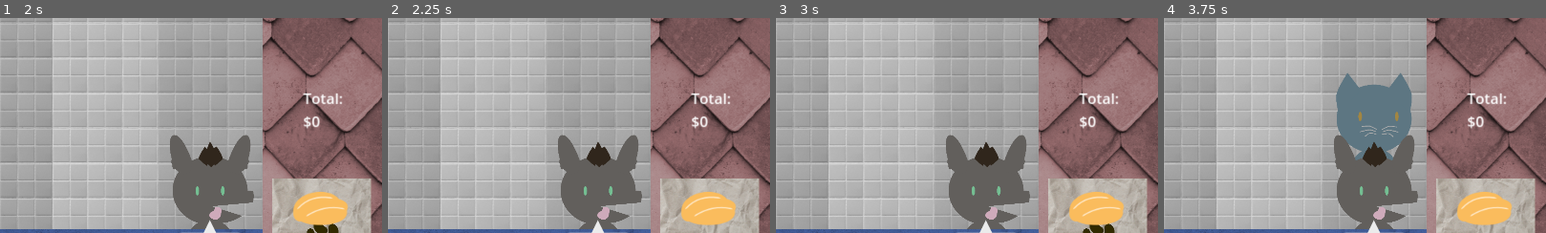
Above: before the commit, frames 1-4 (left to right).
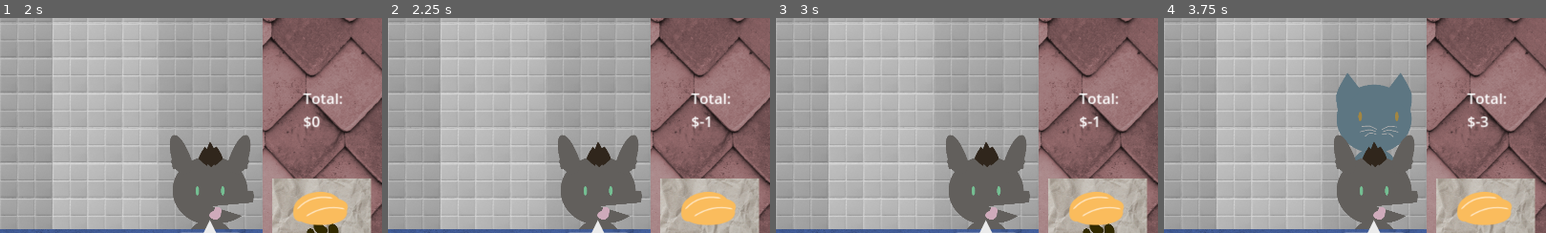
Above: after the commit, the same moments.

Repository: supersweet-dev/dos-de-milanesa
Game: Godot game, scene res://scenes/screens/main_menu.tscn
The game is run twice, just before and just after one commit, with the same random seed, the same clock (stepped at 60 frames per second) and the same inputs.
Inputs:
- Up to frame 1 (2 s): click "ABRIR EL CHANGARRO" at 0.5 s; tap Enter at 1.25 s; hold Right (move_right) from 1.28 s (still down); tap Space (ingredients_add) at 1.35 s
- Up to frame 2 (2.25 s): release Right (move_right) at 2.03 s; hold Down (trash_order) from 2.03 s (still down); tap Up (serve_order) at 2.1 s
- Up to frame 3 (3 s): tap Space (ingredients_add) at 2.75, 2.85 s; release Down (trash_order) at 2.78 s; hold Right (move_right) from 2.78 s (still down)
- Up to frame 4 (3.75 s): release Right (move_right) at 3.53 s; hold W (ingredients_up) from 3.53 s (still down); tap Up (serve_order) at 3.6 s
The pictures show only the part of the screen within x 50-100%, y 0-50%; the shares and areas given below are measured in that part.

Frame 1 is identical in both runs. In frame 2, 0.1% of the frame differs, in the area x 81-85%, y 45-52%; in frame 3, 0.1%; in frame 4, 0.1%.

Commit message:
Ingredient-based scoring.

Diff:
--- a/scripts/ingredient_menu.gd
+++ b/scripts/ingredient_menu.gd
@@ -5,6 +5,7 @@
 var ingredient_index: int = 0
 var current_torta: Array[String] = [] # Tracks selected ingredients
 signal torta_submitted(torta: Array) # Declare signal
+signal torta_trashed(torta: Array) # Declare signal
 
 @onready var previous_sprite = $PreviousIngredient
 @onready var current_sprite = $CurrentIngredient
@@ -35,7 +36,7 @@
 	elif Input.is_action_just_pressed("serve_order"):
 		_submit_torta()
 	elif Input.is_action_just_pressed("trash_order"):
-		_clear_torta()
+		_trash_torta()
 
 func _add_ingredient_to_torta(key: String):
 	if current_torta.size() >= MAX_INGREDIENTS:
@@ -53,9 +54,12 @@
 	current_torta.append(key)
 
 func _submit_torta():
-	print("Submitting torta: ", current_torta)
 	torta_submitted.emit(current_torta)
 	_clear_torta() # Reset after submission
+
+func _trash_torta():
+	torta_trashed.emit(current_torta)
+	_clear_torta() # Reset after trashing
 
 func _clear_torta():
 	for child in torta_container.get_children():
--- a/scripts/queue-system.gd
+++ b/scripts/queue-system.gd
@@ -12,6 +12,7 @@
 @onready var score_label = $"../Score"
 
 const INGREDIENTS = GameData.ingredients
+var INGREDIENT_KEYS = GameData.ingredients.keys()
 const BUBBLE_TEXTURE = preload("res://assets/game-ui/bubble.svg")
 const CLIENT_VERTICAL_SPACING = 180
 const CLIENT_DARKNESS_FACTOR = 0.2
@@ -32,6 +33,7 @@
 	for lane in lanes:
 		queues[lane] = [] # Initialize lane queues
 	ingredient_menu.torta_submitted.connect(_on_torta_submitted)
+	ingredient_menu.torta_trashed.connect(_on_torta_trashed)
 	_spawn_client() # Start the spawning cycle
 func _on_game_timer_timeout():
 	_show_final_score()
@@ -44,23 +46,38 @@
 	if queues[closest_lane].size() > 0:
 		var front_client = queues[closest_lane][0]
 		var expected_order = front_client.order
-
-		# Compare order
-		if _orders_match(expected_order, torta):
-			score += 1
-		else:
-			score -= 1
-		_update_score_display(score)
+		_evaluate_order(expected_order, torta)
 		dismiss_client(closest_lane)
+	else:
+		_apply_penalty(torta)
+func _on_torta_trashed(torta: Array):
+	_apply_penalty(torta)
 func _update_score_display(new_score: int):
 	if score_label:
 		score_label.text = "Total:\n$" + str(new_score)
-func _orders_match(order1: Array, order2: Array) -> bool:
+func _evaluate_order(target_order: Array, submitted_torta: Array):
+	# Calcualte price of ingredients in torta using INGREDIENTS dictionary
+	var total_price = 0
+	for ingredient in submitted_torta:
+		if ingredient in INGREDIENT_KEYS:
+			total_price += INGREDIENTS[ingredient].price
 	# Convert both arrays into dictionaries with ingredient counts
-	var count1 = _count_ingredients(order1)
-	var count2 = _count_ingredients(order2)
-
-	return count1 == count2 # Check if the ingredient counts match
+	var count1 = _count_ingredients(target_order)
+	var count2 = _count_ingredients(submitted_torta)
+	if (count1 == count2):
+		score += total_price
+	else:
+		score -= total_price
+	_update_score_display(score)
+func _apply_penalty(trashed_torta: Array):
+	# Calculate penalty based on the number of ingredients in the torta
+	var penalty = 0
+	for ingredient in trashed_torta:
+		if ingredient in INGREDIENT_KEYS:
+			penalty += INGREDIENTS[ingredient].price
+	score -= penalty
+	_update_score_display(score)
+
 
 func _count_ingredients(order: Array) -> Dictionary:
 	var count = {}
